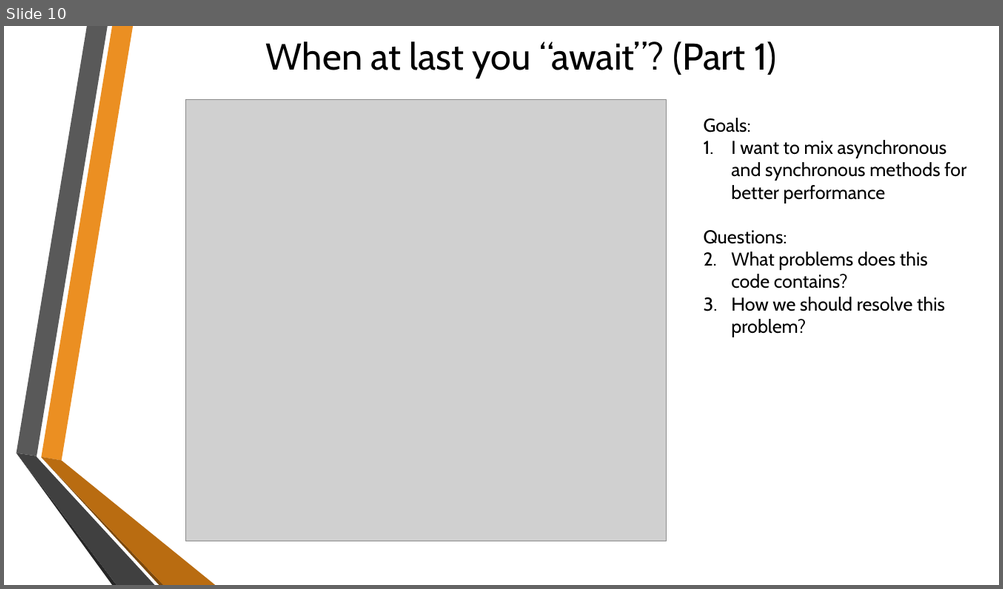
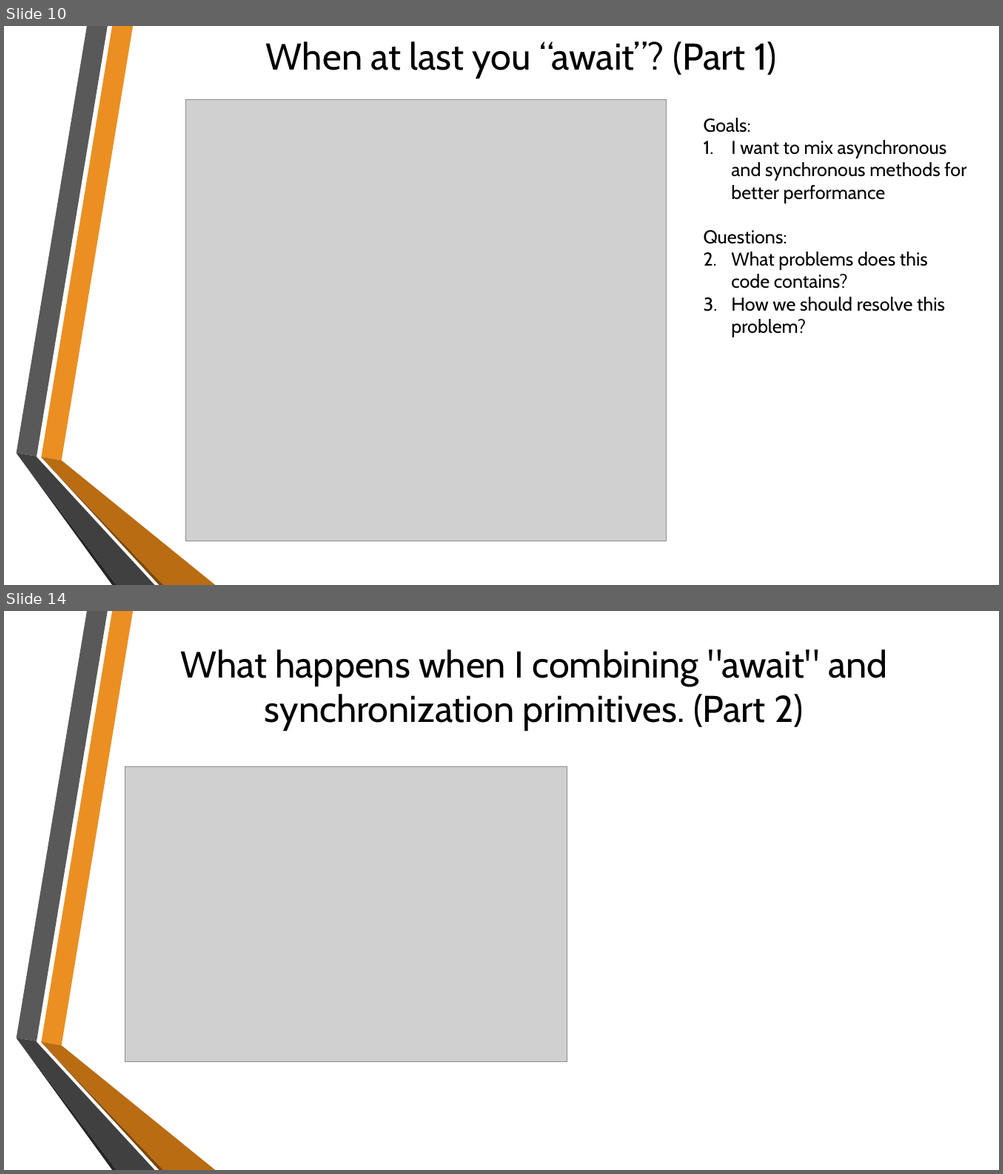
Before and after one commit to sflusov/AsyncAwaitPitfalls, a slide deck: Async Await and their pitfalls.pptx. Shown one above the other, each under a label of ours: slide 10 before the commit, slides 10 and 14 after it; the slides between them are not shown. The pictures are 1003x589 and 1003x1174 pixels, drawn with LibreOffice and Linux fonts; fonts in the diff are those of the drawing; grey boxes stand for pictures; background and template pictures are left out. Boxes give left, top, right and bottom in pixels: in the first picture for what was removed or moved away, otherwise in the second. Text is boxed around its words. In the diff, an @@ line names an element or a change of style, - is before the commit and + after.

Commit message:
Async Await working with lock

```diff
--- a/Async Await and their pitfalls.pptx
+++ b/Async Await and their pitfalls.pptx
@@ slide 14 added at bbox=[4, 611, 999, 1170], background picture (left out); not listed: 6 template elements that a slide beside it also shows @@
@@ title added at bbox=[180, 649, 887, 730], 36 pt, text #000000 @@
+What happens when I combining "await" and synchronization primitives. (Part 2)
@@ picture added at bbox=[125, 767, 566, 1062] @@
```
Also in this commit, not shown: 3 slides changed, 5 other slides added, 1 slide removed, 4 other files.
